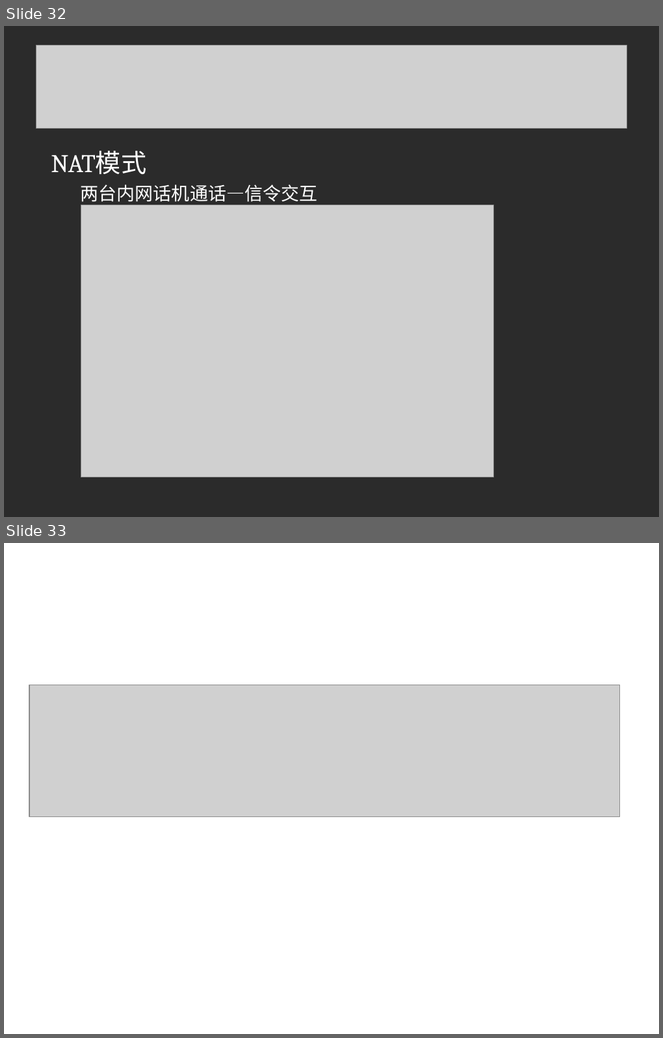
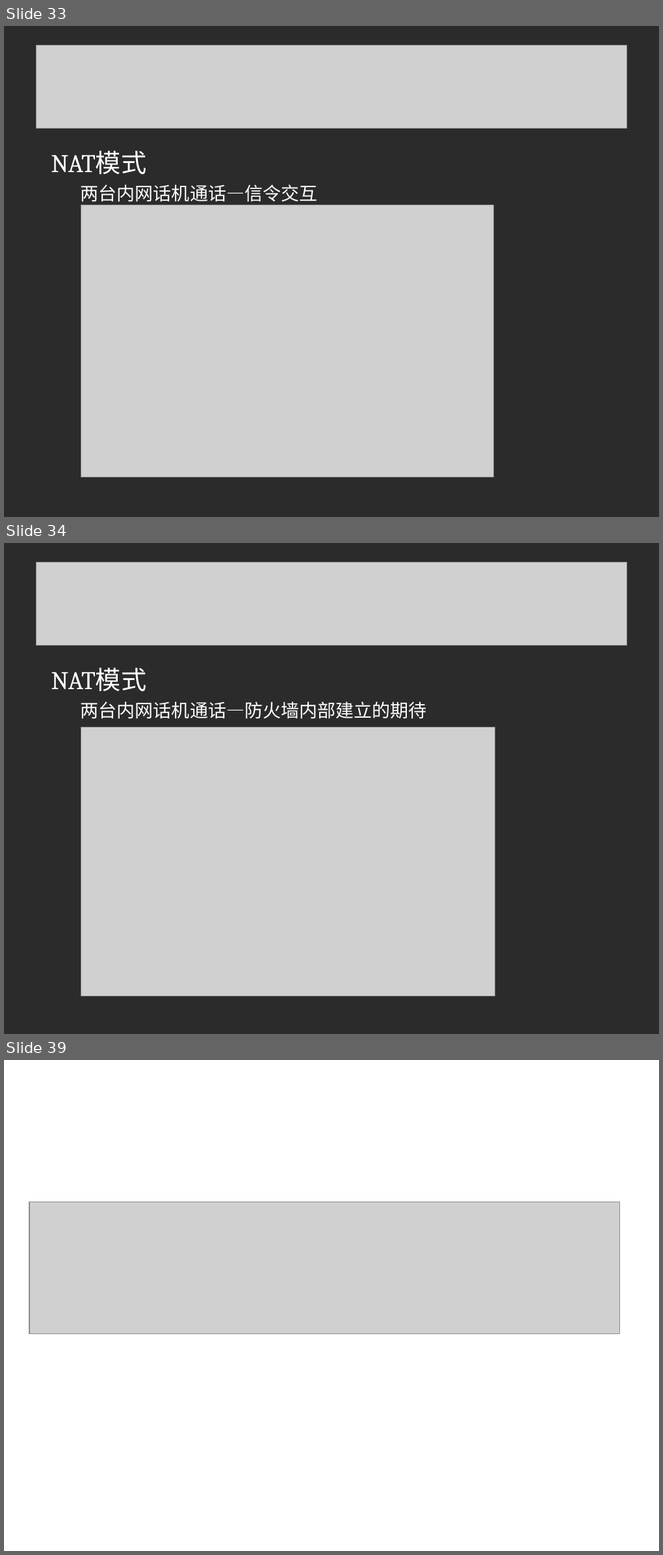
Before and after one commit to linuxsky/sip-alg, a slide deck: design-documents/SIP-ALG解决方案答辩.ppt. Shown one above the other, each under a label of ours: slides 32 and 33 before the commit, slides 33, 34 and 39 after it; the slides between them are not shown. The pictures are 663x1038 and 663x1555 pixels, drawn with LibreOffice and Linux fonts; fonts in the diff are those of the drawing; grey boxes stand for pictures; background and template pictures are left out; a plain dark background stands for a picture behind light text. Boxes give left, top, right and bottom in pixels: in the first picture for what was removed or moved away, otherwise in the second. Text is boxed around its words. In the diff, an @@ line names an element or a change of style, - is before the commit and + after.

```diff
--- a/design-documents/SIP-ALG解决方案答辩.ppt
+++ b/design-documents/SIP-ALG解决方案答辩.ppt
@@ slide 34 added at (x1=4, y1=543, x2=659, y2=1034), background picture (left out) @@
@@ picture added at (x1=36, y1=562, x2=627, y2=645) @@
@@ text added at (x1=51, y1=668, x2=427, y2=719), 20 pt, text #FFFFFF @@
+NAT模式
+两台内网话机通话—防火墙内部建立的期待
@@ picture added at (x1=81, y1=727, x2=495, y2=996) @@
@@ what was slide 32 is now slide 33 @@
@@ what was slide 33 is now slide 39 @@
```
Also in this commit, not shown: 5 slides changed, 5 other slides added, 1 slide removed.
